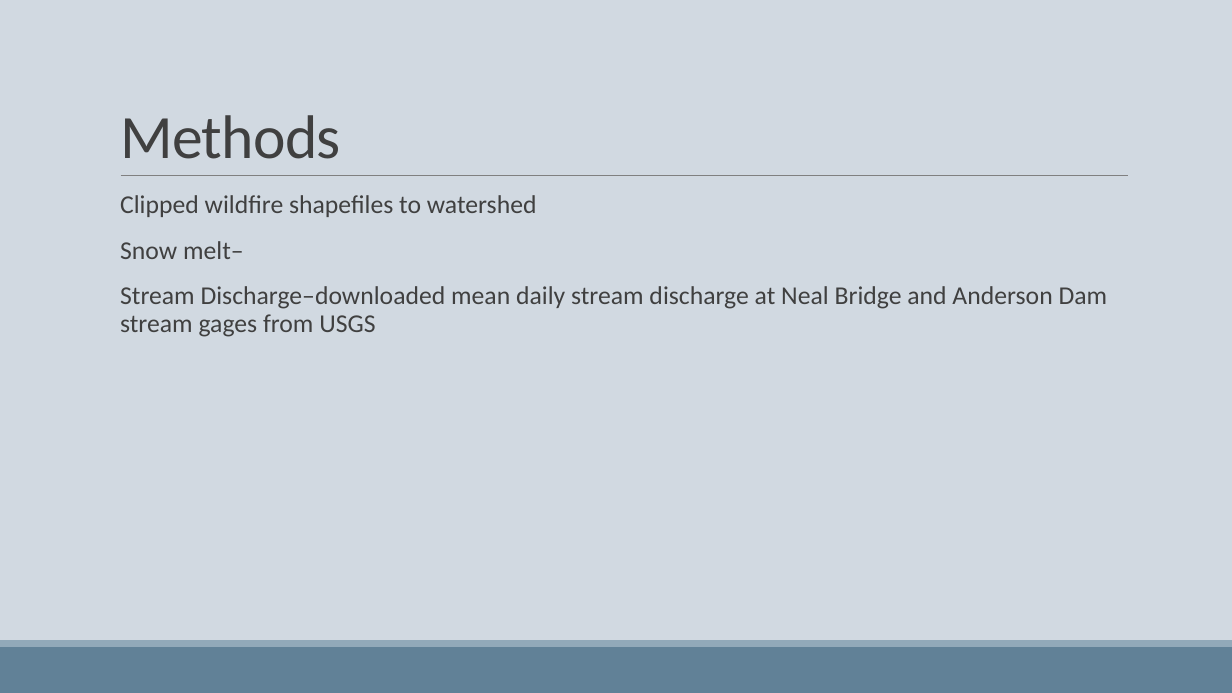
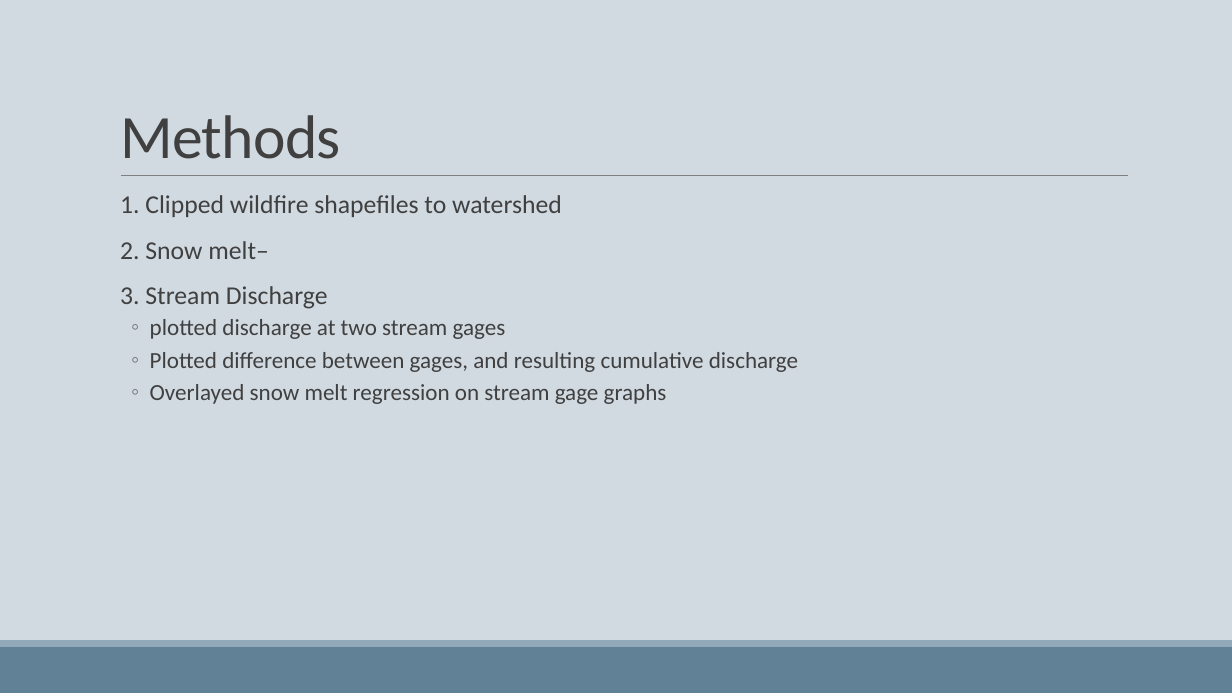
Before and after one commit to woz22/thesis, a slide deck: slide 5 of courses/geog475_pres.pptx (slide 4 before the commit). Drawn at 1232x693 pixels with LibreOffice and Linux fonts; fonts in the diff are those of the drawing. Boxes give left, top, right and bottom in pixels: in the first picture for what was removed or moved away, otherwise in the second. Text is boxed around its words. In the diff, an @@ line names an element or a change of style, - is before the commit and + after.

Commit message:
geog475 graphs
exported R graphs of cumulative discharge, powerpoint pres, fuels guide table templates

```diff
--- a/courses/geog475_pres.pptx
+++ b/courses/geog475_pres.pptx
@@ text at <box>120,195,798,404</box>: text changed; size 20 to 18 pt @@
-  Clipped wildfire shapefiles to watershed
-  Snow melt–
-  Stream Discharge–downloaded mean daily stream discharge at Neal Bridge and Anderson Dam stream gages from USGS
+  1. Clipped wildfire shapefiles to watershed
+  2. Snow melt–
+  3. Stream Discharge
+  ◦ plotted discharge at two stream gages
+  ◦ Plotted difference between gages, and resulting cumulative discharge
+  ◦ Overlayed snow melt regression on stream gage graphs
```
Also in this commit, not shown: 8 other slides changed, 1 slide added, 1 slide removed, 5 other files.
